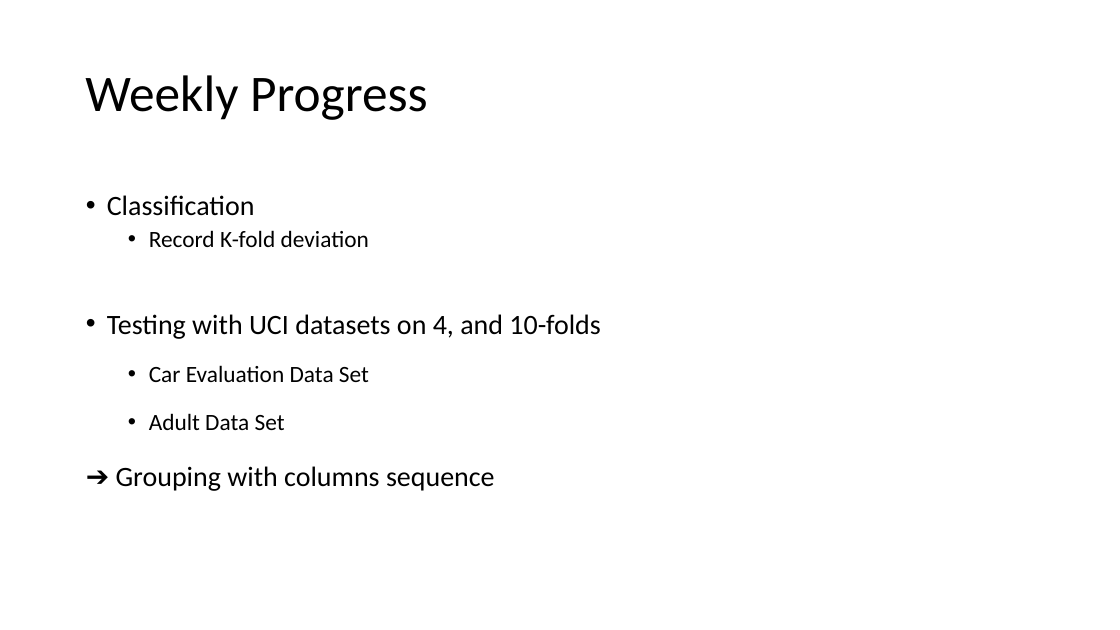
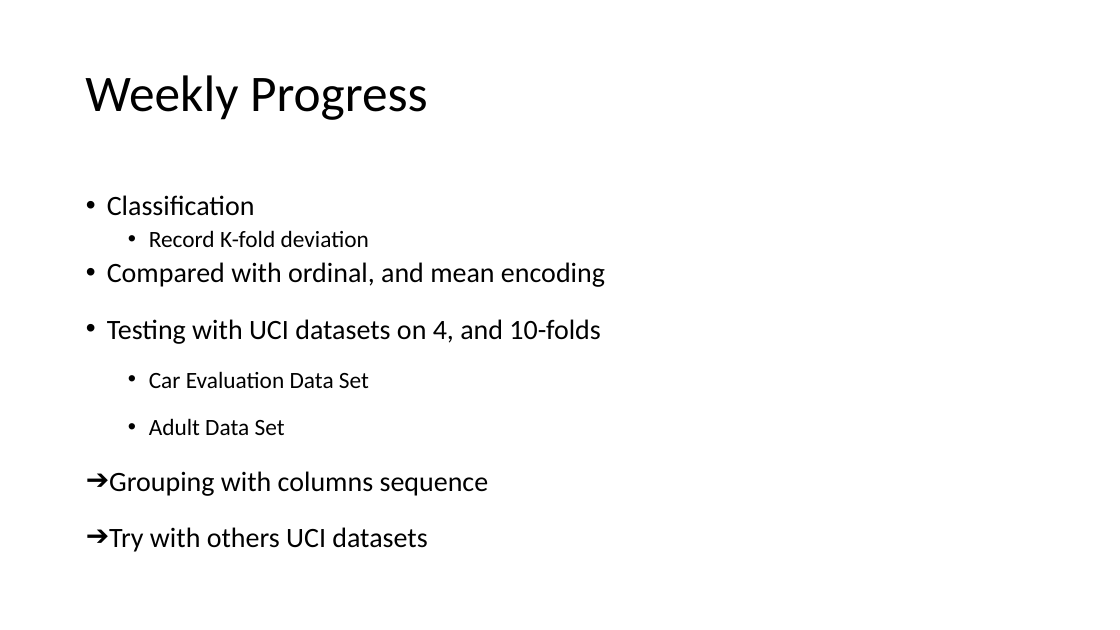
Before and after one commit to R64825/NTUIIE-Research, a slide deck: slide 7 of ppt/2022-10 meeting.pptx. Drawn at 1120x630 pixels with LibreOffice and Linux fonts; fonts in the diff are those of the drawing. Boxes give left, top, right and bottom in pixels: in the first picture for what was removed or moved away, otherwise in the second. Text is boxed around its words. In the diff, an @@ line names an element or a change of style, - is before the commit and + after.

```diff
--- a/ppt/2022-10 meeting.pptx
+++ b/ppt/2022-10 meeting.pptx
@@ text at [107,262,605,287]: paragraph added @@
+  • Compared with ordinal, and mean encoding
@@ text at [109,471,489,552]: text changed @@
-  ➔ Grouping with columns sequence
+  ➔ Grouping with columns sequence
+  ➔ Try with others UCI datasets
```
Also in this commit, not shown: 5 slides added, 1 other file.
